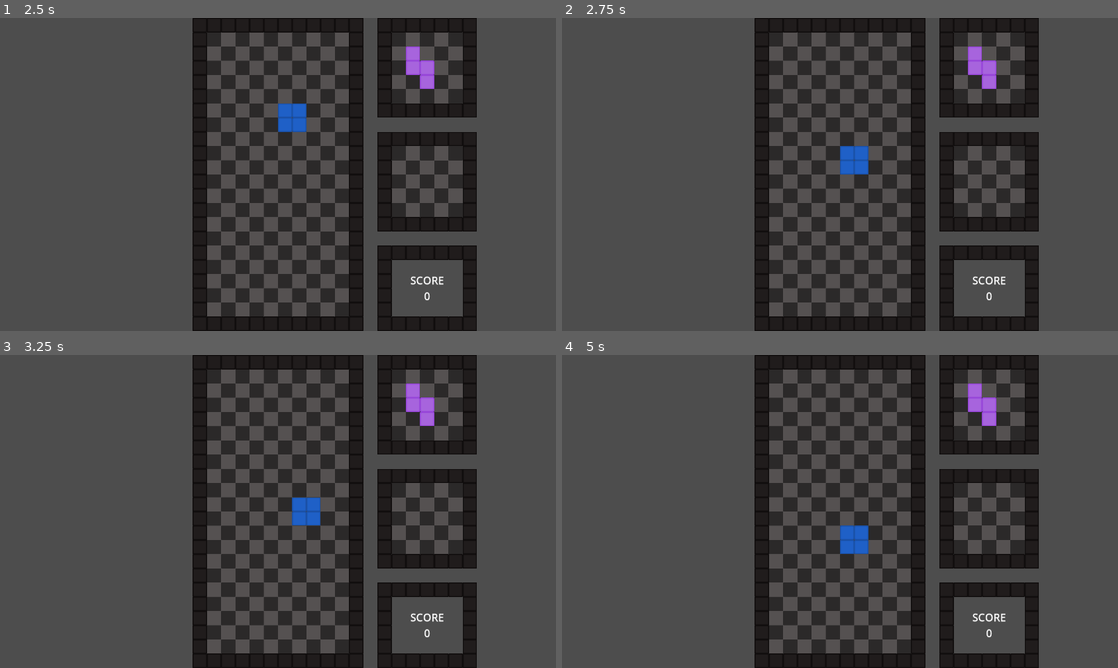
Above: before the commit, frames 1-4 (two rows, left to right).
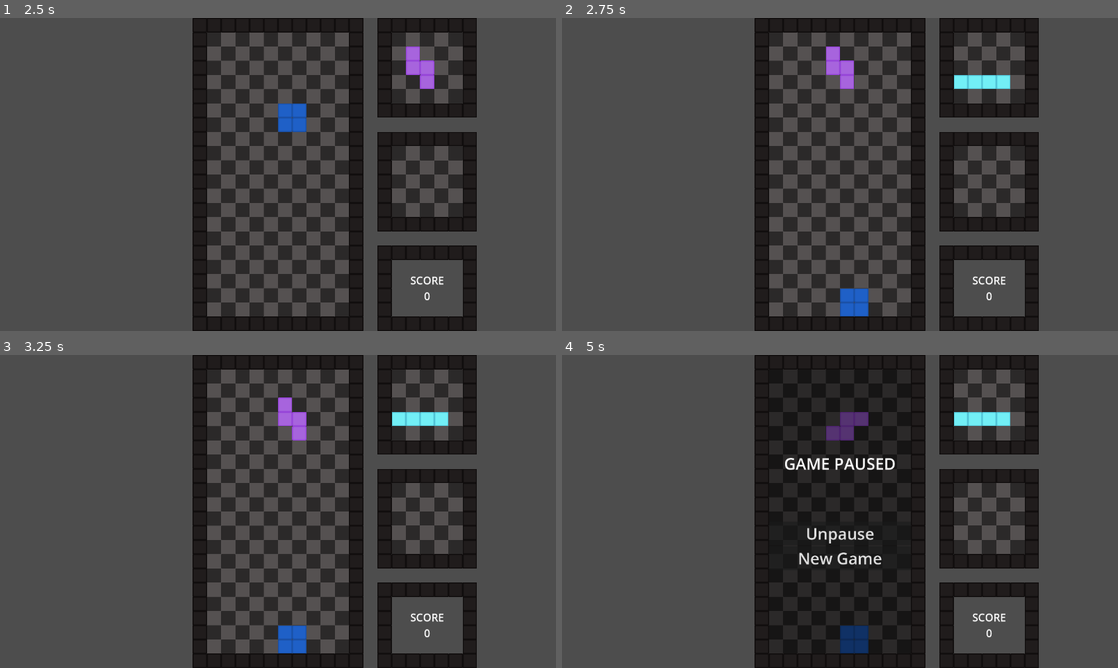
Above: after the commit, the same moments.

Repository: JamesMowery/tetrifection
Game: Godot game, scene res://menu/menu.tscn
The game is run twice, just before and just after one commit, with the same random seed, the same clock (stepped at 60 frames per second) and the same inputs.
Inputs:
- Up to frame 1 (2.5 s): click "New Game" at 0.5 s; tap Enter at 1.25 s; hold Right (move_right) 1.28-2.03 s; tap Space at 2 s; hold Down (move_down) from 2.03 s (still down)
- Up to frame 2 (2.75 s): keep holding Down (move_down)
- Up to frame 3 (3.25 s): release Down (move_down) at 2.78 s; hold Right (move_right) from 2.78 s (still down)
- Up to frame 4 (5 s): tap Enter at 3.5 s; release Right (move_right) at 3.53 s; hold Up (move_up) 3.53-4.28 s; tap Space at 4.25 s; hold Left (move_left) from 4.28 s (still down); tap Escape (menu) at 4.9 s

Frame 1 is identical in both runs. In frame 2, 2.2% of the frame differs, in the area x 47-81%, y 9-96%; in frame 3, 2.2%; in frame 4, 14%, in the area x 37-81%, y 4-96%.

Commit message:
Adds quickdrop and pausing

Diff:
--- a/game/game.gd
+++ b/game/game.gd
@@ -9,9 +9,12 @@
 @onready var sfx_next_level: AudioStreamPlayer = %SFX_NextLevel
 @onready var score_data: Label = %ScoreData
 @onready var bgm_interactive: AudioStreamPlayer = %BGMInteractive
-@onready var game_over_container: ColorRect = %GameOverContainer
+@onready var ui_overlay: ColorRect = %UIOverlay
+@onready var ui_game_over: VBoxContainer = %UIGameOver
+@onready var ui_pause: VBoxContainer = %UIPause
 @onready var button_new_game: Button = %ButtonNewGame
 @onready var end_score_data: Label = %EndScoreData
+@onready var drop_timer: Timer = %DropTimer
 
 # Board
 @export var board_columns: int = 10
@@ -40,6 +43,7 @@
 var current_piece: Array
 var next_piece: Array
 var rotation_index: int = 0
+var drop_complete: bool = false
 
 # Movement Variables
 const starting_position: Vector2i = Vector2i(4, 0)
@@ -65,7 +69,9 @@
 var danger_playing: bool = false
 
 func _ready() -> void:
-	game_over_container.hide()
+	ui_overlay.hide()
+	ui_game_over.hide()
+	ui_pause.hide()
 	scored.connect(update_score)
 	score_data.text = "0"
 	speed = 1.0
@@ -93,6 +99,11 @@
 		rotate_piece_ccw(PIECE_TYPE.CURRENT)
 	if Input.is_action_pressed("move_down"):
 		steps += 10
+	if Input.is_action_just_pressed("move_down"):
+		drop_complete = true
+		drop_timer.start()
+	if Input.is_action_just_released("move_down"):
+		drop_timer.stop()
 
 # Creates and initializes the board grid
 func create_board_grid() -> void:
@@ -155,9 +166,20 @@
 		draw_piece(current_piece, current_position, current_piece_atlas)
 	else:
 		if direction == Vector2i.DOWN:
+			drop_complete = true
 			sfx_settle.play()
 			check_game_over()
 			create_piece()
+
+func drop_piece() -> void:
+	while drop_complete != true:
+		if can_move(Vector2i.DOWN):
+			clear_piece(PIECE_TYPE.CURRENT)
+			current_position += Vector2i.DOWN
+			draw_piece(current_piece, current_position, current_piece_atlas)
+		else:
+			drop_complete = true
+			drop_timer.stop()
 
 func pick_color() -> Vector2i:
 	var picked_color: int
@@ -209,7 +231,6 @@
 
 func can_move(direction: Vector2i) -> bool:
 	var moving: bool = true
-
 	# General Check
 	for i in current_piece.size():
 		if i != 0:
@@ -296,21 +317,16 @@
 func check_game_over() -> void:
 	for x in range(0, 10):
 		if piece_layer.get_cell_source_id(Vector2i(x, 6)) != -1:
-			#print("Danger")
 			danger = true
 			if danger == true and danger_playing == false:
 				danger_playing = true
 				bgm_interactive["parameters/switch_to_clip"] = "Tetrifection Alt"
-		#else:
-			#danger = false
-			#if danger == false and danger_playing == true:
-			#	danger_playing = false
-			#	bgm_interactive["parameters/switch_to_clip"] = "Tetrifection Full"
 
 		if piece_layer.get_cell_source_id(Vector2i(x, 2)) != -1:
-			#print("Game Over")
 			end_score_data.text = score_data.text
-			game_over_container.show()
+			ui_overlay.show()
+			ui_pause.hide()
+			ui_game_over.show()
 			button_new_game.grab_focus()
 			get_tree().paused = true
 
@@ -320,3 +336,7 @@
 
 func _on_button_quit_pressed() -> void:
 	get_tree().quit()
+
+func _on_drop_timer_timeout() -> void:
+	drop_complete = false
+	drop_piece()
--- a/game/game.tscn
+++ b/game/game.tscn
@@ -7,6 +7,7 @@
 [ext_resource type="AudioStream" uid="uid://citcw3api16ce" path="res://assets/sounds/next_level.wav" id="4_tfuta"]
 [ext_resource type="AudioStream" uid="uid://d3v2l7v0x8sx1" path="res://assets/music/tetrifection_full.wav" id="6_kc7xo"]
 [ext_resource type="AudioStream" uid="uid://bttdw5tw8eu2f" path="res://assets/music/tetrifection_alt.wav" id="7_gpy5p"]
+[ext_resource type="Script" path="res://ui/ui_pause.gd" id="8_16dyp"]
 
 [sub_resource type="AudioStreamInteractive" id="AudioStreamInteractive_ii76b"]
 clip_count = 2
@@ -93,13 +94,15 @@
 text = "000000"
 horizontal_alignment = 1
 
-[node name="GameOverContainer" type="ColorRect" parent="."]
+[node name="UIOverlay" type="ColorRect" parent="."]
 unique_name_in_owner = true
 offset_right = 640.0
 offset_bottom = 1280.0
 color = Color(0, 0, 0, 0.490196)
 
-[node name="VBGameOver" type="VBoxContainer" parent="GameOverContainer"]
+[node name="UIGameOver" type="VBoxContainer" parent="UIOverlay"]
+unique_name_in_owner = true
+visible = false
 layout_mode = 1
 anchors_preset = 15
 anchor_right = 1.0
@@ -108,49 +111,97 @@
 grow_vertical = 2
 alignment = 1
 
-[node name="EndGameOverLabel" type="Label" parent="GameOverContainer/VBGameOver"]
+[node name="EndGameOverLabel" type="Label" parent="UIOverlay/UIGameOver"]
 layout_mode = 2
 theme_override_font_sizes/font_size = 72
 text = "GAME OVER"
 horizontal_alignment = 1
 
-[node name="Margin1" type="Control" parent="GameOverContainer/VBGameOver"]
-custom_minimum_size = Vector2(0, 100)
-layout_mode = 2
-
-[node name="EndScoreLabel" type="Label" parent="GameOverContainer/VBGameOver"]
+[node name="Margin1" type="Control" parent="UIOverlay/UIGameOver"]
+custom_minimum_size = Vector2(0, 100)
+layout_mode = 2
+
+[node name="EndScoreLabel" type="Label" parent="UIOverlay/UIGameOver"]
 layout_mode = 2
 theme_override_font_sizes/font_size = 72
 text = "FINAL SCORE"
 horizontal_alignment = 1
 
-[node name="EndScoreData" type="Label" parent="GameOverContainer/VBGameOver"]
+[node name="EndScoreData" type="Label" parent="UIOverlay/UIGameOver"]
 unique_name_in_owner = true
 layout_mode = 2
 theme_override_font_sizes/font_size = 72
 text = "000000"
 horizontal_alignment = 1
 
-[node name="Margin2" type="Control" parent="GameOverContainer/VBGameOver"]
-custom_minimum_size = Vector2(0, 100)
-layout_mode = 2
-
-[node name="Margin3" type="Control" parent="GameOverContainer/VBGameOver"]
-custom_minimum_size = Vector2(0, 100)
-layout_mode = 2
-
-[node name="ButtonNewGame" type="Button" parent="GameOverContainer/VBGameOver"]
+[node name="Margin2" type="Control" parent="UIOverlay/UIGameOver"]
+custom_minimum_size = Vector2(0, 100)
+layout_mode = 2
+
+[node name="Margin3" type="Control" parent="UIOverlay/UIGameOver"]
+custom_minimum_size = Vector2(0, 100)
+layout_mode = 2
+
+[node name="ButtonNewGame" type="Button" parent="UIOverlay/UIGameOver"]
 unique_name_in_owner = true
 process_mode = 3
 layout_mode = 2
 theme_override_font_sizes/font_size = 72
 text = "New Game"
 
-[node name="ButtonQuit" type="Button" parent="GameOverContainer/VBGameOver"]
+[node name="ButtonQuit" type="Button" parent="UIOverlay/UIGameOver"]
 process_mode = 3
 layout_mode = 2
 theme_override_font_sizes/font_size = 72
 text = "Exit Game"
 
-[connection signal="pressed" from="GameOverContainer/VBGameOver/ButtonNewGame" to="." method="_on_button_new_game_pressed"]
-[connection signal="pressed" from="GameOverContainer/VBGameOver/ButtonQuit" to="." method="_on_button_quit_pressed"]
+[node name="UIPause" type="VBoxContainer" parent="UIOverlay"]
+unique_name_in_owner = true
+process_mode = 3
+visible = false
+layout_mode = 1
+anchors_preset = 15
+anchor_right = 1.0
+anchor_bottom = 1.0
+grow_horizontal = 2
+grow_vertical = 2
+alignment = 1
+script = ExtResource("8_16dyp")
+
+[node name="EndGameOverLabel" type="Label" parent="UIOverlay/UIPause"]
+layout_mode = 2
+theme_override_font_sizes/font_size = 72
+text = "GAME PAUSED"
+horizontal_alignment = 1
+
+[node name="Margin4" type="Control" parent="UIOverlay/UIPause"]
+custom_minimum_size = Vector2(0, 100)
+layout_mode = 2
+
+[node name="Margin5" type="Control" parent="UIOverlay/UIPause"]
+custom_minimum_size = Vector2(0, 100)
+layout_mode = 2
+
+[node name="ButtonUnpause" type="Button" parent="UIOverlay/UIPause"]
+process_mode = 3
+layout_mode = 2
+theme_override_font_sizes/font_size = 72
+text = "Unpause"
+
+[node name="ButtonNewGame2" type="Button" parent="UIOverlay/UIPause"]
+unique_name_in_owner = true
+process_mode = 3
+layout_mode = 2
+theme_override_font_sizes/font_size = 72
+text = "New Game"
+
+[node name="DropTimer" type="Timer" parent="."]
+unique_name_in_owner = true
+wait_time = 0.5
+one_shot = true
+
+[connection signal="pressed" from="UIOverlay/UIGameOver/ButtonNewGame" to="." method="_on_button_new_game_pressed"]
+[connection signal="pressed" from="UIOverlay/UIGameOver/ButtonQuit" to="." method="_on_button_quit_pressed"]
+[connection signal="pressed" from="UIOverlay/UIPause/ButtonUnpause" to="UIOverlay/UIPause" method="_on_button_unpause_pressed"]
+[connection signal="pressed" from="UIOverlay/UIPause/ButtonNewGame2" to="." method="_on_button_new_game_pressed"]
+[connection signal="timeout" from="DropTimer" to="." method="_on_drop_timer_timeout"]
--- a/project.godot
+++ b/project.godot
@@ -11,6 +11,7 @@
 [application]
 
 config/name="Tetrifection"
+config/tags=PackedStringArray("complete")
 run/main_scene="res://menu/menu.tscn"
 config/features=PackedStringArray("4.3", "Forward Plus")
 config/icon="res://icon.svg"
@@ -40,7 +41,7 @@
 menu={
 "deadzone": 0.5,
 "events": [Object(InputEventKey,"resource_local_to_scene":false,"resource_name":"","device":-1,"window_id":0,"alt_press …(195 unchanged characters)…
-, Object(InputEventJoypadButton,"resource_local_to_scene":false,"resource_name":"","device":-1,"button_index":6,"pressure":0.0,"pressed":true,"script":null)
+, Object(InputEventJoypadButton,"resource_local_to_scene":false,"resource_name":"","device":-1,"button_index":6,"pressure":0.0,"pressed":false,"script":null)
 ]
 }
 move_left={
--- /dev/null
+++ b/ui/ui_pause.gd
@@ -0,0 +1,22 @@
+extends VBoxContainer
+
+@onready var ui_overlay: ColorRect = %UIOverlay
+@onready var ui_game_over: VBoxContainer = %UIGameOver
+@onready var ui_pause: VBoxContainer = %UIPause
+
+func _physics_process(delta: float) -> void:
+	if Input.is_action_just_pressed("menu"):
+		if get_tree().paused == false:
+			ui_overlay.show()
+			ui_game_over.hide()
+			ui_pause.show()
+			get_tree().paused = true
+		else:
+			get_tree().paused = false
+			ui_pause.hide()
+			ui_overlay.hide()
+
+func _on_button_unpause_pressed() -> void:
+	get_tree().paused = false
+	ui_pause.hide()
+	ui_overlay.hide()
Not shown: 1 places in game/game.tscn that only renumber resources
